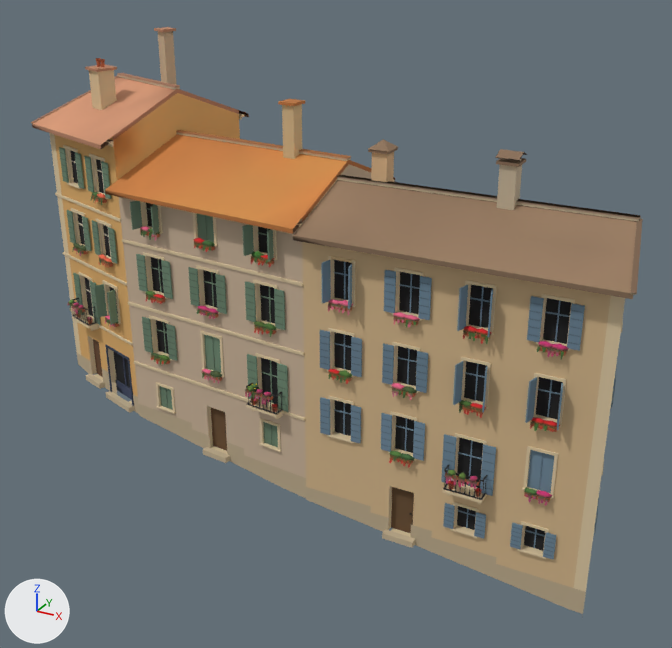
The glTF model games/yorimichi/assets/belmonte/meshes/SM_BM_BT_blk_01.glb, before and after one commit.
One viewpoint serves both versions: a camera (50 mm lens) standing at (20.3, -36.1, 25.0) and looking at (0.7, -0.5, 7.2). The axes (+X, +Y, +Z) are drawn at lower left. The lights are the same throughout. The picture after the commit comes second. Vertices at exactly the same position are counted once.

Objects in the first picture: 'SM_BM_BT_blk_01'.
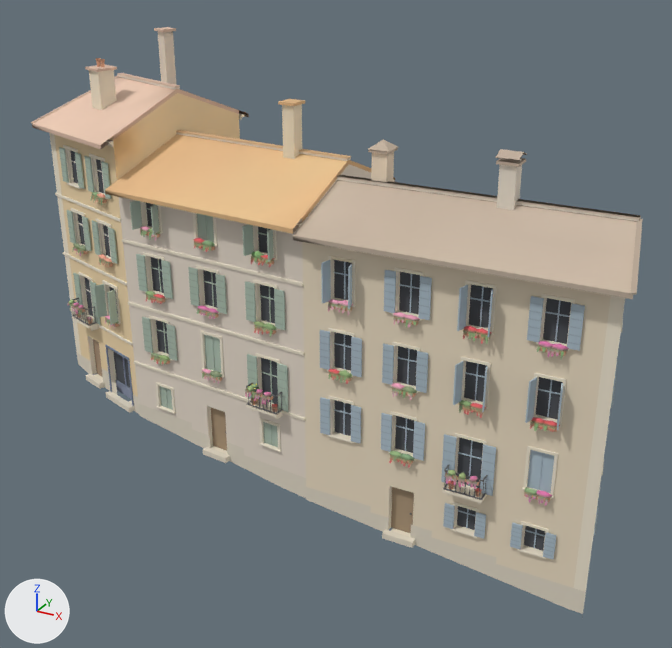
What differs and where, as boxes [x1, y1, x2, y2] in the pictures (672 x 648 px):
part 1 of me_sm_bt_blk_01, recoloured (lighter)
    both: [31, 27, 643, 616]

The change in detail:
me_sm_bt_blk_01 has 10916 vertices, 11929 faces and spans x -15.2..15.1, y -5.7..5.7, z -2.0..20.0.
me_sm_bt_blk_01 is used by ob_sm_bm_bt_blk_01; location (0.0, 0.0, 0.0).
me_sm_bt_blk_01 part 1: 11929 faces centred in x -15.2..15.0, y -5.7..5.7, z -1.9..20.0 are repainted in the vertex colours; the middle colour goes from beige #caad8c to pale yellow #e6d7c4.
